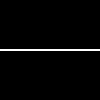
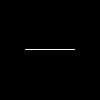
Two versions of the same layered image (100×100). Layer-by-layer changes:
renamed "Layer 1" to "Layer 2", painted on it over [0, 49, 100, 51]
